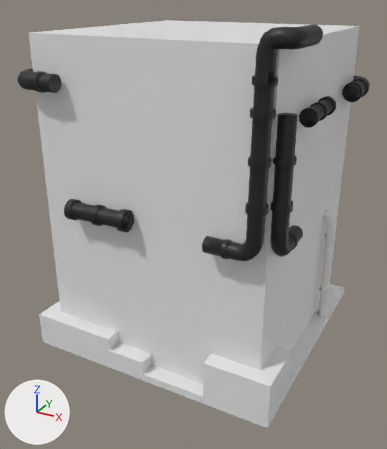
A saved change to the FBX model Bard/Assets/Game/Models/kule/kule.fbx.
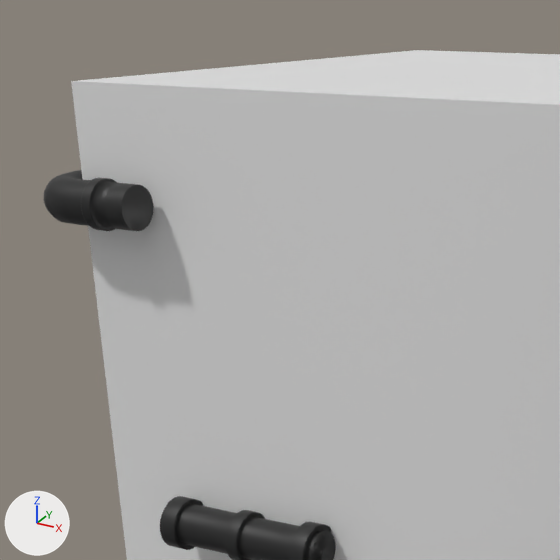
The first picture shows the older version from a camera (50 mm lens) standing at (10.9, -21.0, 15.5) and looking at (-0.1, -0.9, 5.5). The close-ups show both versions on the part from 0% to 58% of the width and 0% to 50% of the height of that picture; other places that the commit changed are outside them. The lights are fixed; the arrows at lower left show +X, +Y and +Z. Where no turn or scale is listed for an object, it has been applied to the vertices.

Before the edit, the objects in view are built like this:
```python
me_cube_001 = bpy.data.meshes.new('Cube.001')
me_cube_001.from_pydata(...)  # a box spanning x -5.04..5.04, y -5.04..5.04, z -3.5..3.5
me_cube_001.materials.append(mat_material_001)  # white #e7e7e7
me_cylinder_004 = bpy.data.meshes.new('Cylinder.004')
me_cylinder_004.from_pydata(...)  # 933 vertices, 901 faces; spans x -0.4..1.89, y -5.9..-2.68, z -0.43..0.42
me_cylinder_004.materials.append(mat_material_005)  # black #343434
me_cylinder_005 = bpy.data.meshes.new('Cylinder.005')
me_cylinder_005.from_pydata(...)  # 454 vertices, 424 faces; spans x -2.05..0.94, y -0.44..0.45, z -0.45..0.45
me_cylinder_005.materials.append(mat_material_006)  # black #343434
ob_cube = bpy.data.objects.new('Cube', me_cube_001)
ob_cube.location = (0.0, 0.0, 3.53)
ob_cylinder_004 = bpy.data.objects.new('Cylinder.004', me_cylinder_004)
ob_cylinder_004.location = (-5.47, 0.07, 12.28)
ob_cylinder_005 = bpy.data.objects.new('Cylinder.005', me_cylinder_005)
ob_cylinder_005.location = (-1.48, -5.39, 7.24)
# also in view: 'Cube.002' at (0.0, 0.0, 10.5)
```
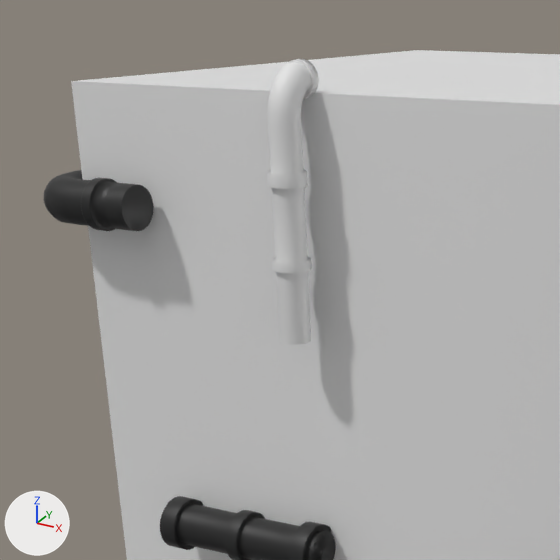
Edits to the bpy script that builds the scene:
```text
Add mat_material_011:
    mat_material_011 = principled_material('Material.011')
    mat_material_011.base_color = (0.8, 0.8, 0.8)  # white #e7e7e7
Add me_cylinder_010:
    me_cylinder_010.from_pydata(...)  # 710 vertices, 680 faces; spans x -0.28..0.28, y -0.42..0.36, z -2.62..1.2
    me_cylinder_010.materials.append(mat_material_011)  # white #e7e7e7
Add ob_cylinder_010:
    ob_cylinder_010 = bpy.data.objects.new('Cylinder.010', me_cylinder_010)
    ob_cylinder_010.location = (-0.74, -5.36, 13.23)
```

Where the change shows, as pixel boxes [x1, y1, x2, y2] in the close-ups (560 x 560 px):
'Cylinder.010', added: after [267, 59, 319, 345]
